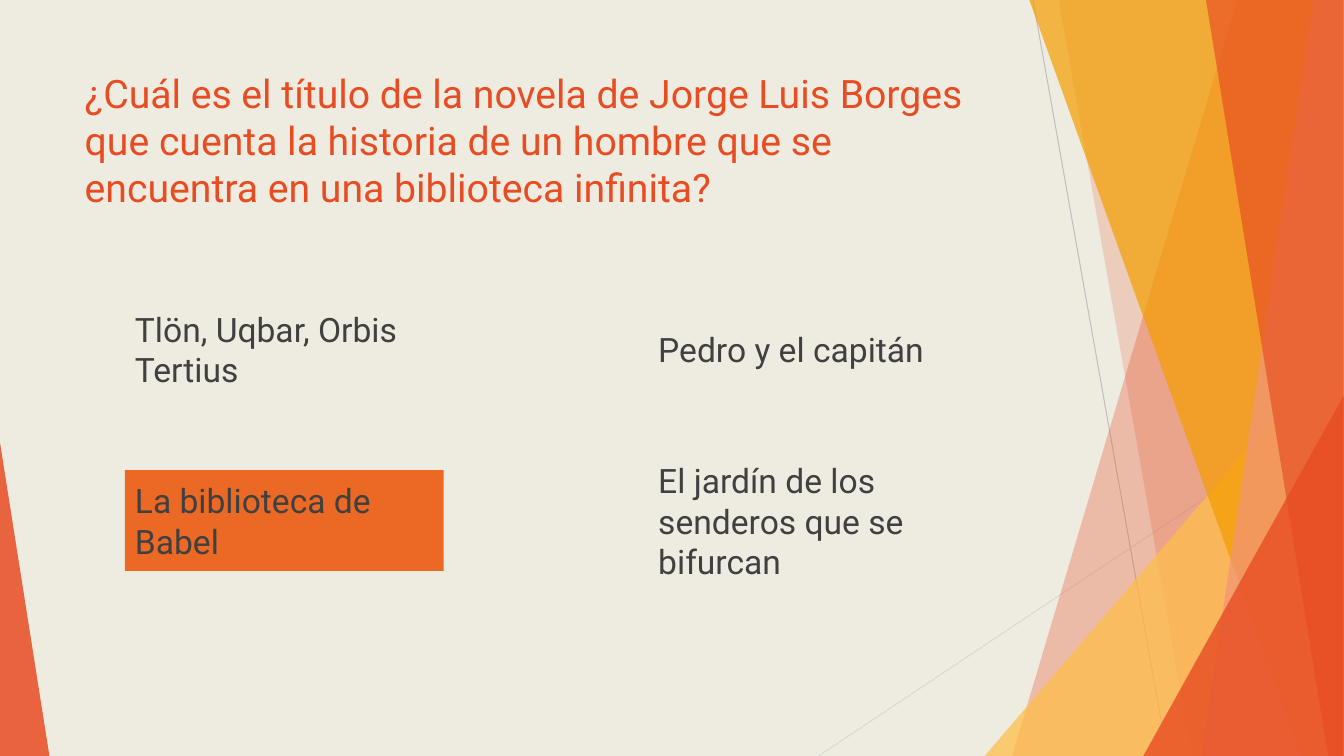
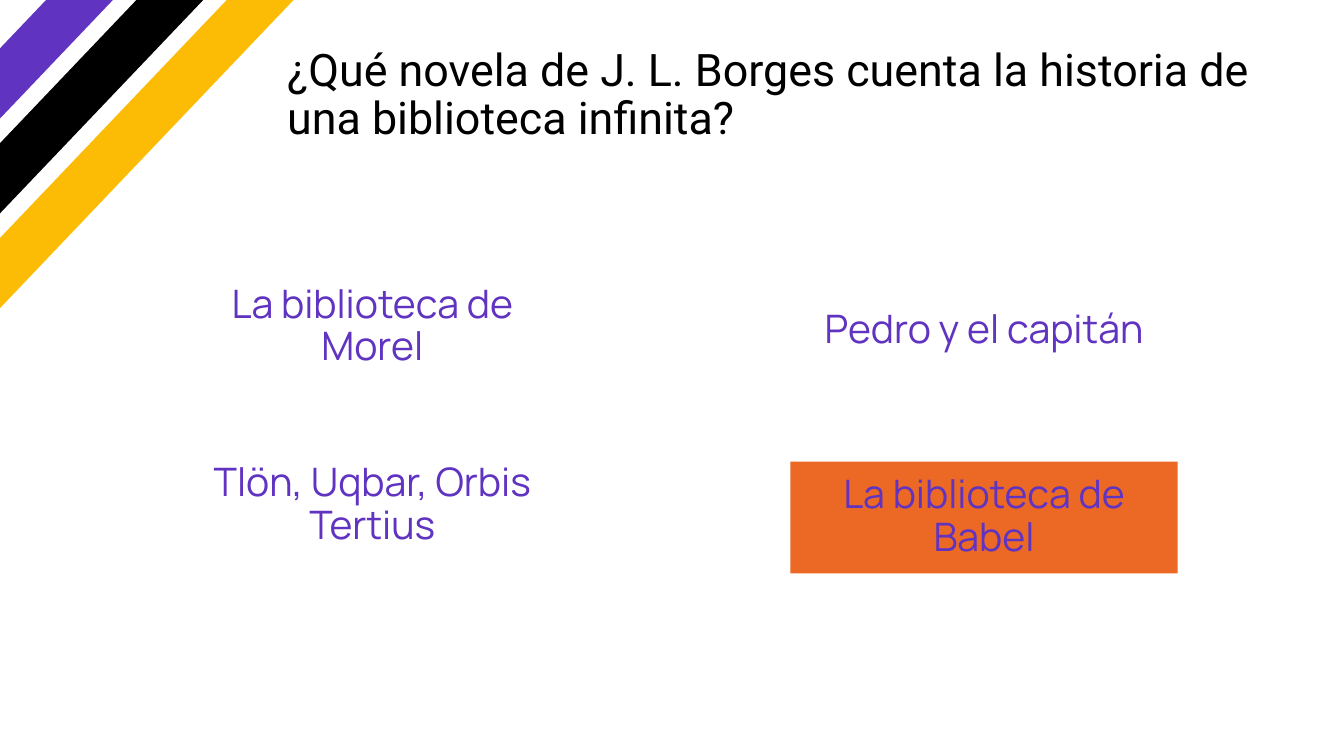
Before and after one commit to 500historias/trivia-pptx, a slide deck: slide 89 of output/output_slides.pptx (slide 111 before the commit). Drawn at 1344x756 pixels with LibreOffice and Linux fonts; fonts in the diff are those of the drawing; background and template pictures are left out. Boxes give left, top, right and bottom in pixels: in the first picture for what was removed or moved away, otherwise in the second. Text is boxed around its words. In the diff, an @@ line names an element or a change of style, - is before the commit and + after.

```diff
--- a/output/output_slides.pptx
+++ b/output/output_slides.pptx
@@ background #EEECE1 to #FFFFFF @@
@@ rectangle added at box(0, 0, 302, 322), fill #FCBC06 @@
@@ rectangle added at box(0, 0, 253, 277), fill #000000 @@
@@ rectangle added at box(0, 0, 205, 233), fill #6033C1 @@
@@ title at box(287, 52, 1248, 135): text changed; size 28 to 32 pt; text colour #E84C22 to #000000 @@
-¿Cuál es el título de la novela de Jorge Luis Borges que cuenta la historia de un hombre que se encuentra en una biblioteca infinita?
+¿Qué novela de J. L. Borges cuenta la historia de una biblioteca infinita?
@@ text added at box(232, 289, 513, 361), 28 pt, text #6033C1 @@
+La biblioteca de Morel
@@ text "Pedro y el capitán": place and size @@
-text "Pedro y el capitán" at box(658, 337, 924, 369)
+text "Pedro y el capitán" at box(825, 312, 1143, 353)
@@ group removed at box(0, 0, 1344, 756): 5 freeform shapes, 3 triangles, 2 lines @@
@@ text "Tlön, Uqbar, Orbis Tertius": place and size @@
-text "Tlön, Uqbar, Orbis Tertius" at box(135, 317, 397, 383)
+text "Tlön, Uqbar, Orbis Tertius" at box(214, 467, 531, 540)
@@ text removed at box(658, 468, 903, 575) @@
-El jardín de los senderos que se bifurcan
@@ size 24 to 28 pt, font Roboto to Manrope, text colour #404040 to #6033C1; alignment left to centre; line spacing 1 to 0.9 in 3 elements at box(825, 312, 1143, 353), box(214, 467, 531, 540), box(790, 462, 1178, 574) @@
@@ text "La biblioteca de Babel": place and size @@
-text "La biblioteca de Babel" at box(125, 470, 444, 571)
+text "La biblioteca de Babel" at box(790, 462, 1178, 574)
```
Also in this commit, not shown: 103 other slides changed, 17 slides added, 17 slides removed, 8 other files.
